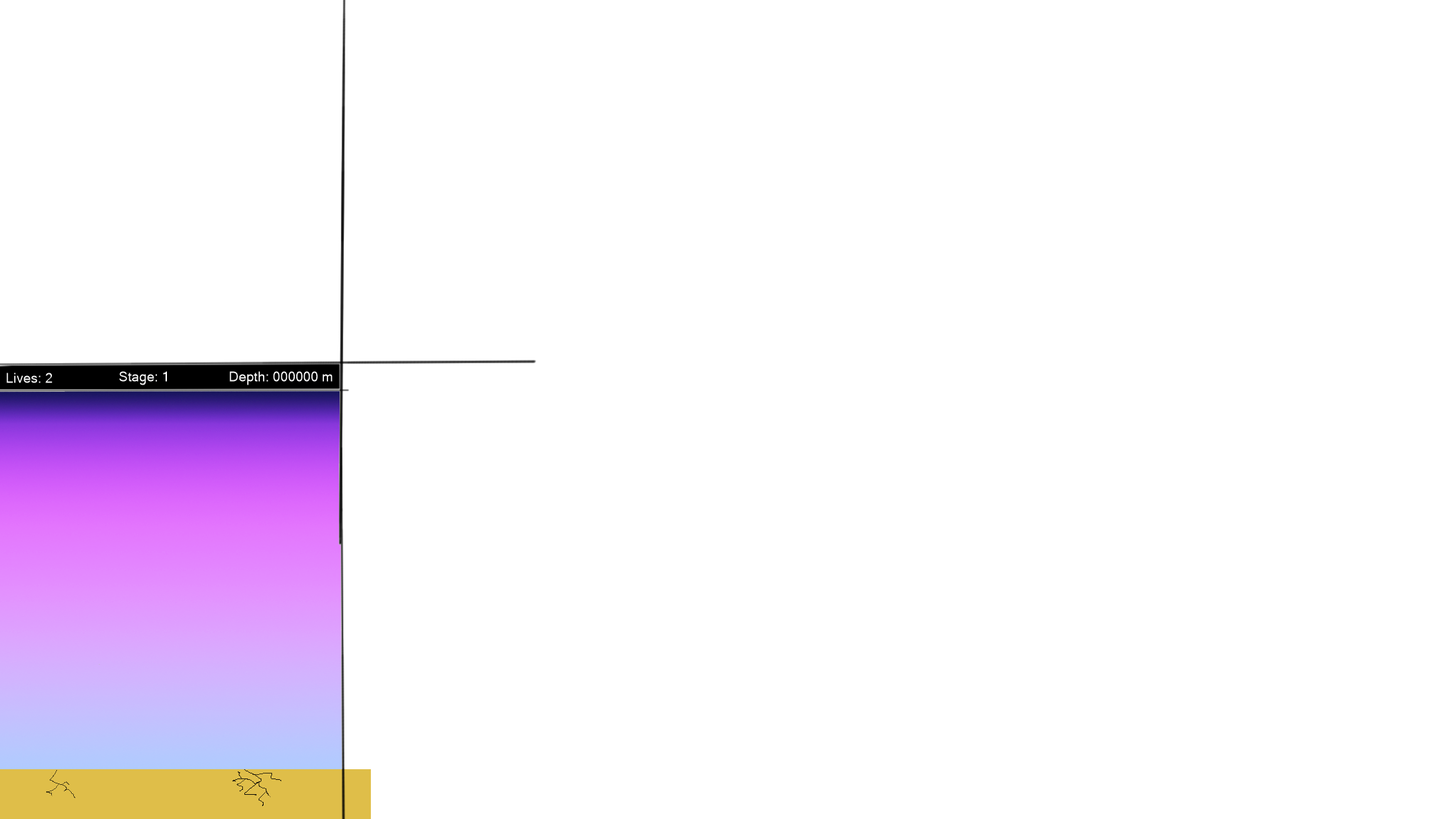
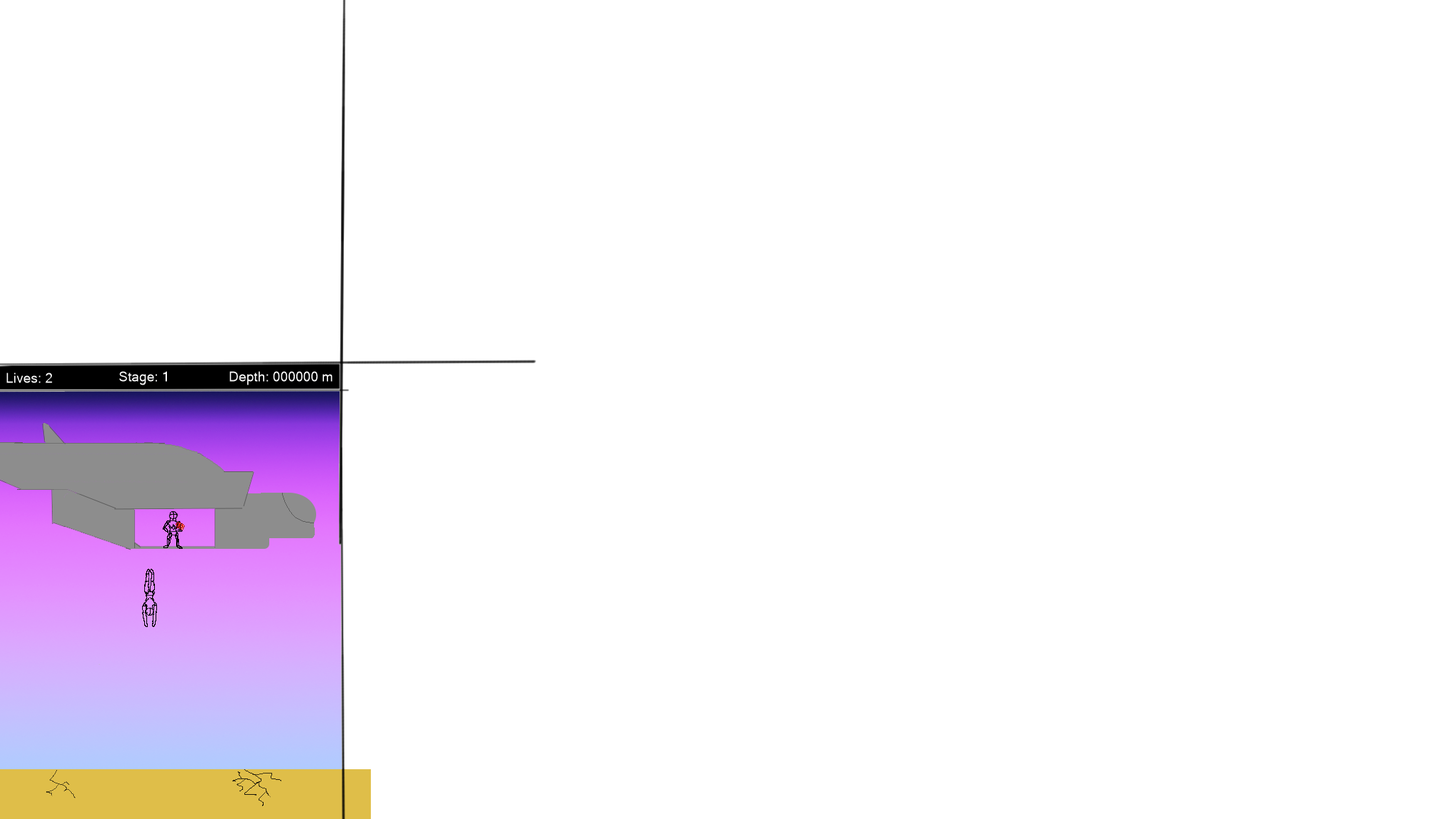
Comparing the layer stacks of the two 1455x819 images. Changes:
added layer "diving" above "bomb" over 142, 568, 158, 627
added layer "bomb" above "playerSit" over 175, 521, 185, 531
added layer "playerSit" above "spaceShip" over 162, 510, 183, 549
painted on "spaceShip" over 0, 422, 317, 551
